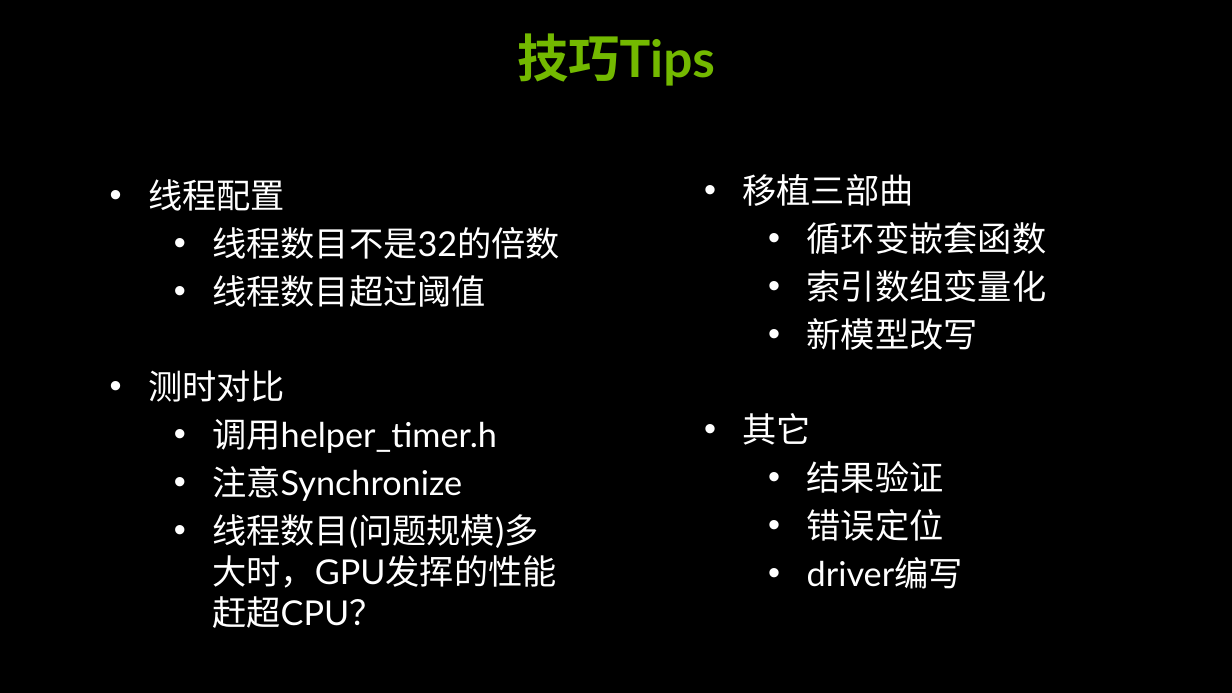
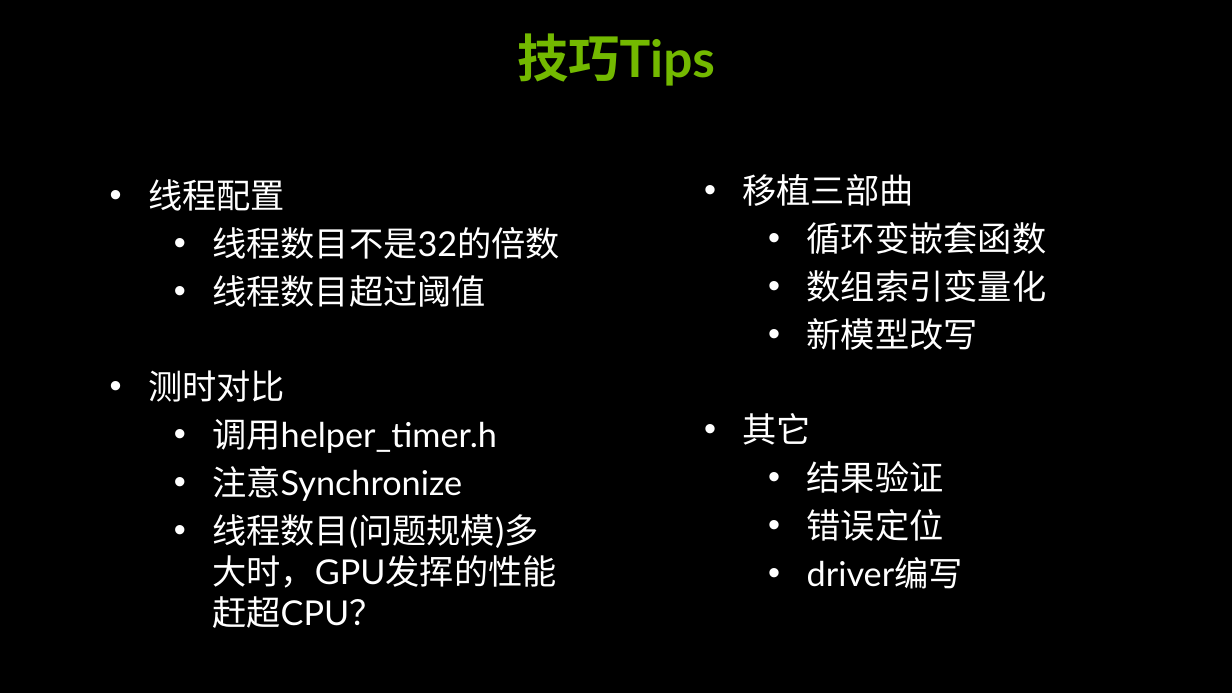
Before and after one commit to soulsheng/CUDA-Practice, a slide deck: slide 10 of doc/cuda_training_day1_pm(20141219Liu).pptx (slide 9 before the commit). Drawn at 1232x693 pixels with LibreOffice and Linux fonts; fonts in the diff are those of the drawing; background and template pictures are left out. Boxes give left, top, right and bottom in pixels: in the first picture for what was removed or moved away, otherwise in the second. Text is boxed around its words. In the diff, an @@ line names an element or a change of style, - is before the commit and + after.

```diff
--- a/doc/cuda_training_day1_pm(20141219Liu).pptx
+++ b/doc/cuda_training_day1_pm(20141219Liu).pptx
@@ text at bbox=[807, 270, 1047, 302]: text changed @@
-  • 索引数组变量化
+  • 数组索引变量化
```
Also in this commit, not shown: 3 other slides changed, 1 slide added.
